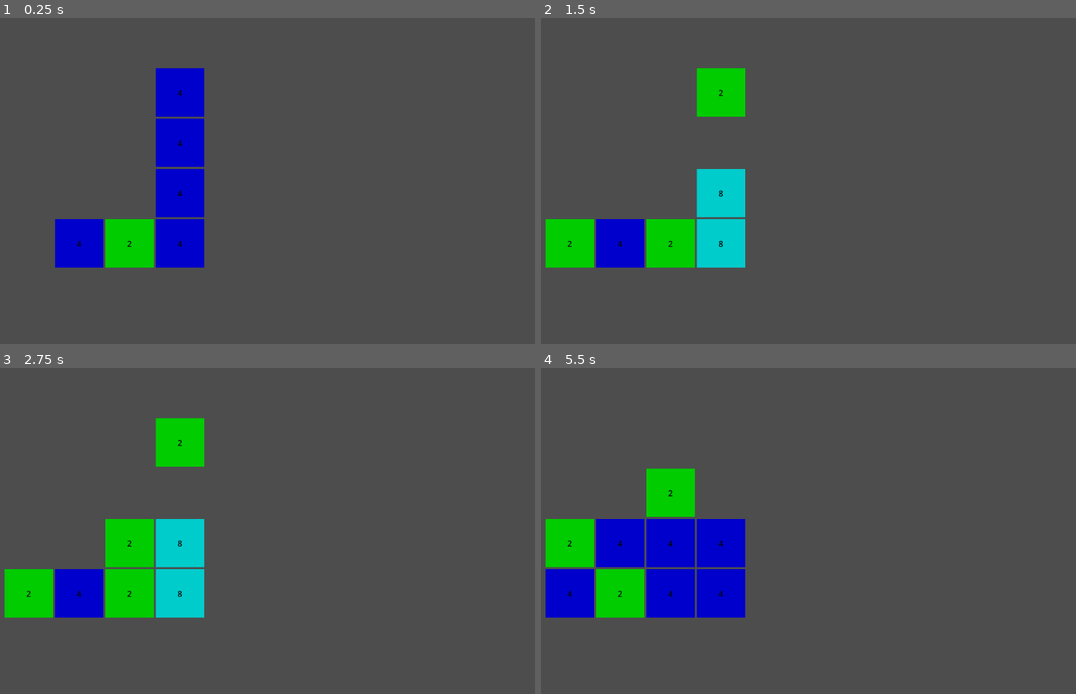
Above: before the commit, frames 1-4 (two rows, left to right).
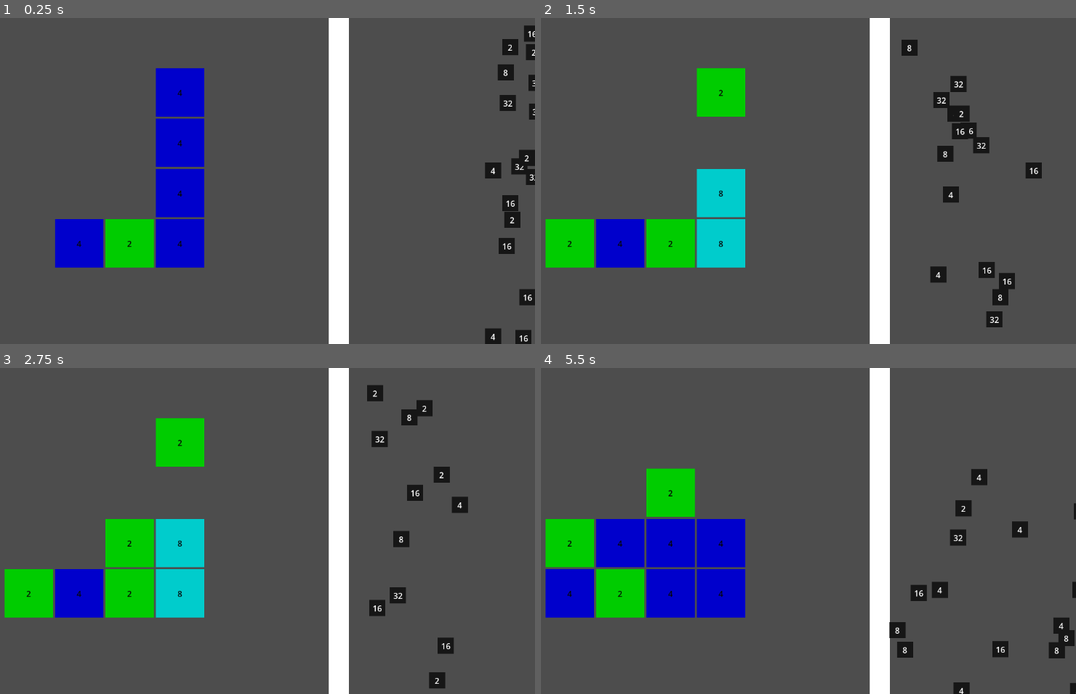
Above: after the commit, the same moments.

Repository: progstuff/2048TdPrototype
Game: Godot game, scene res://Managers/WorldScene.tscn
The game is run twice, just before and just after one commit, with the same random seed, the same clock (stepped at 60 frames per second) and the same inputs.
Inputs:
- Up to frame 1 (0.25 s): no input
- Up to frame 2 (1.5 s): hold Right (right) 0.53-1.28 s; hold Down (down) from 1.28 s (still down)
- Up to frame 3 (2.75 s): release Down (down) at 2.03 s; hold Right (right) from 2.03 s (still down)
- Up to frame 4 (5.5 s): release Right (right) at 2.78 s; hold Up (up) 2.78-3.53 s; hold Left (left) 3.53-5.03 s; tap R (restart) at 4.15 s; hold Down (down) from 5.03 s (still down)

The runs differ from the first frame. In frame 1, 5.9% of the frame differs, in the area x 61-100%, y 0-100%; in frame 2, 6.0%, in the area x 61-94%, y 0-100%; in frame 3, 5.6%; in frame 4, 5.7%.

Commit message:
Добавилврагов, стену, появление врагов

Diff:
--- /dev/null
+++ b/Managers/EnemyScene.tscn
@@ -0,0 +1,42 @@
+[gd_scene load_steps=3 format=3 uid="uid://tqd0btvajbpi"]
+
+[ext_resource type="Script" path="res://Managers/EnemyScript.gd" id="1_exsd8"]
+
+[sub_resource type="RectangleShape2D" id="RectangleShape2D_wiik2"]
+size = Vector2(32, 32)
+
+[node name="Enemy" type="Node2D"]
+script = ExtResource("1_exsd8")
+
+[node name="ColorRect" type="ColorRect" parent="."]
+offset_right = 32.0
+offset_bottom = 32.0
+color = Color(0.0885599, 0.0885599, 0.0885599, 1)
+
+[node name="Power" type="Label" parent="ColorRect"]
+layout_mode = 1
+anchors_preset = 8
+anchor_left = 0.5
+anchor_top = 0.5
+anchor_right = 0.5
+anchor_bottom = 0.5
+offset_left = -14.5
+offset_top = -11.5
+offset_right = 14.5
+offset_bottom = 11.5
+grow_horizontal = 2
+grow_vertical = 2
+text = "1"
+horizontal_alignment = 1
+metadata/_edit_use_anchors_ = true
+
+[node name="enemy" type="Area2D" parent="."]
+collision_layer = 2
+collision_mask = 4
+
+[node name="Collider" type="CollisionShape2D" parent="enemy"]
+position = Vector2(16, 16)
+shape = SubResource("RectangleShape2D_wiik2")
+disabled = true
+
+[connection signal="area_entered" from="enemy" to="." method="_on_enemy_area_entered"]
--- /dev/null
+++ b/Managers/EnemyScript.gd
@@ -0,0 +1,45 @@
+extends Node2D
+class_name EnemyElement
+
+@export var health = 20
+@export var power = 2
+@export var startPosition = Vector2.ZERO
+@export var moveVector = Vector2(-1, 0)
+@export var speed = 10
+
+var collider = null
+var powerLabel = null
+
+func init(_power: int, _health: int, _startPosition: Vector2, _speed: int):
+
+	if(collider == null):
+		collider = $enemy/Collider
+	if(powerLabel == null):
+		powerLabel = $ColorRect/Power
+
+	power = _power
+	health = _health
+	startPosition = _startPosition
+	powerLabel.text = str(power)
+	speed = _speed
+
+	activate()
+
+func activate():
+	visible = true
+	collider.disabled = false
+	position = startPosition
+
+func deactivate():
+	visible = false
+	collider.disabled = true
+	position = Vector2(-200, -200)
+
+func _process(delta: float) -> void:
+	if(collider.disabled):
+		return
+	position = position + speed*moveVector
+
+func _on_enemy_area_entered(area: Area2D) -> void:
+	if(area.name == "wall"):
+		get_parent().get_parent().remove_enemy(self)
--- /dev/null
+++ b/Managers/EnemySpawnerScene.tscn
@@ -0,0 +1,13 @@
+[gd_scene load_steps=2 format=3 uid="uid://dvkjd5ay5u8qx"]
+
+[ext_resource type="Script" path="res://Managers/EnemySpawnerScript.gd" id="1_gyvgf"]
+
+[node name="EnemySpawner" type="Node2D"]
+script = ExtResource("1_gyvgf")
+
+[node name="Timer" type="Timer" parent="."]
+wait_time = 0.03
+
+[node name="Enemies" type="Node" parent="."]
+
+[connection signal="timeout" from="Timer" to="." method="_on_timer_timeout"]
--- /dev/null
+++ b/Managers/EnemySpawnerScript.gd
@@ -0,0 +1,69 @@
+extends Node2D
+
+var pool = {}
+
+var enemy = load("res://Managers/EnemyScene.tscn")
+var enemies = null
+var timer = null
+
+@export var minEnemiesCnt = 7
+@export var maxEnemiesCnt = 15
+@export var minPower = 1
+@export var maxPower = 5
+@export var minHealth = 1
+@export var maxHealth = 5
+@export var minSpeed = 10
+@export var maxSpeed = 5
+@export var minWaitTime = 0.5
+@export var maxWaitTime = 0.9
+
+func _ready():
+	start_spawn_enemies()
+
+func start_spawn_enemies():
+	if(enemies == null):
+		enemies = $Enemies
+	if(timer == null):
+		timer = $Timer
+	timer.start()
+
+func stop_spawn_enemies():
+	timer.stop()
+	for item in enemies.get_children():
+		remove_enemy(item)
+		enemies.remove_child(item)
+
+func create_enemy(_power: int, _health: int, _startPosition: Vector2, _speed: int):
+	if(!pool.has(_power)):
+		pool[_power] = Array()
+
+	var data = pool[_power].pop_front()
+	if(data == null):
+		data = enemy.instantiate()
+	data.init(_power, _health, _startPosition, _speed)
+
+	return data
+
+func remove_enemy(_enemy: EnemyElement):
+	var power = _enemy.power
+	if(!pool.has(power)):
+		pool[power] = Array()
+
+	_enemy.deactivate()
+	pool[power].push_back(_enemy)
+
+func _on_timer_timeout() -> void:
+	var sz = get_viewport().get_visible_rect().size
+	var enemiesCount = randi_range(minEnemiesCnt, maxEnemiesCnt)
+
+	for i in range(0, enemiesCount):
+		var power = pow(2, randi_range(minPower, maxPower))
+		var health = pow(2, randi_range(minHealth, maxHealth))
+		var speed = randf_range(minSpeed, maxSpeed)
+		var x = randi_range(sz.x, sz.x+100)
+		var y = randi_range(0, sz.y)
+		var obj = create_enemy(power, health, Vector2(x, y), speed)
+		enemies.add_child(obj)
+
+	var waitTime = randf_range(minWaitTime, maxWaitTime)
+	timer.wait_time = waitTime
--- /dev/null
+++ b/Managers/WallScene.tscn
@@ -0,0 +1,20 @@
+[gd_scene load_steps=2 format=3 uid="uid://s3il0nevmoy4"]
+
+[sub_resource type="RectangleShape2D" id="RectangleShape2D_mtw1e"]
+size = Vector2(11, 1303)
+
+[node name="Wall" type="Node2D"]
+
+[node name="ColorRect" type="ColorRect" parent="."]
+offset_left = -45.0
+offset_top = 1.0
+offset_right = -5.0
+offset_bottom = 1292.0
+
+[node name="wall" type="Area2D" parent="."]
+collision_layer = 4
+collision_mask = 2
+
+[node name="CollisionShape2D" type="CollisionShape2D" parent="wall"]
+position = Vector2(-4.5, 641.5)
+shape = SubResource("RectangleShape2D_mtw1e")
--- a/Managers/WorldScene.tscn
+++ b/Managers/WorldScene.tscn
@@ -1,9 +1,16 @@
-[gd_scene load_steps=3 format=3 uid="uid://x1i28r0vljli"]
+[gd_scene load_steps=5 format=3 uid="uid://x1i28r0vljli"]
 
 [ext_resource type="Script" path="res://Managers/WorldScript.gd" id="1_tc2t4"]
 [ext_resource type="PackedScene" uid="uid://r3dwm0laxvoe" path="res://Managers/GameFieldScene.tscn" id="2_0gnb1"]
+[ext_resource type="PackedScene" uid="uid://dvkjd5ay5u8qx" path="res://Managers/EnemySpawnerScene.tscn" id="3_g5mdn"]
+[ext_resource type="PackedScene" uid="uid://s3il0nevmoy4" path="res://Managers/WallScene.tscn" id="4_rk1p6"]
 
 [node name="Node2D" type="Node2D"]
 script = ExtResource("1_tc2t4")
 
 [node name="GameField" parent="." instance=ExtResource("2_0gnb1")]
+
+[node name="EnemySpawner" parent="." instance=ExtResource("3_g5mdn")]
+
+[node name="Wall" parent="." instance=ExtResource("4_rk1p6")]
+position = Vector2(788, -3)
